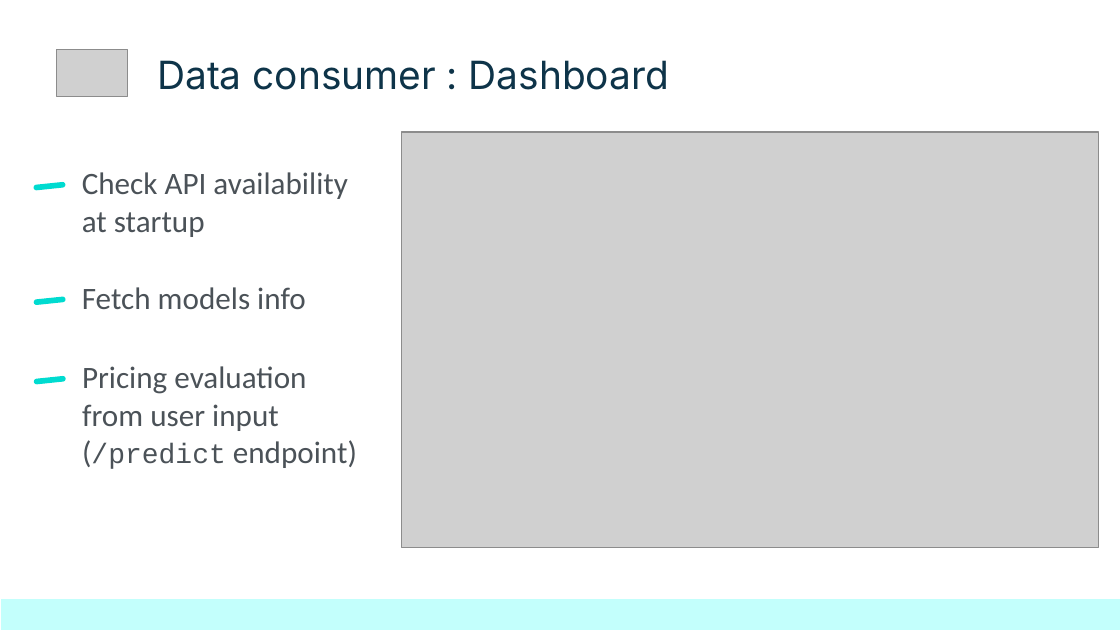
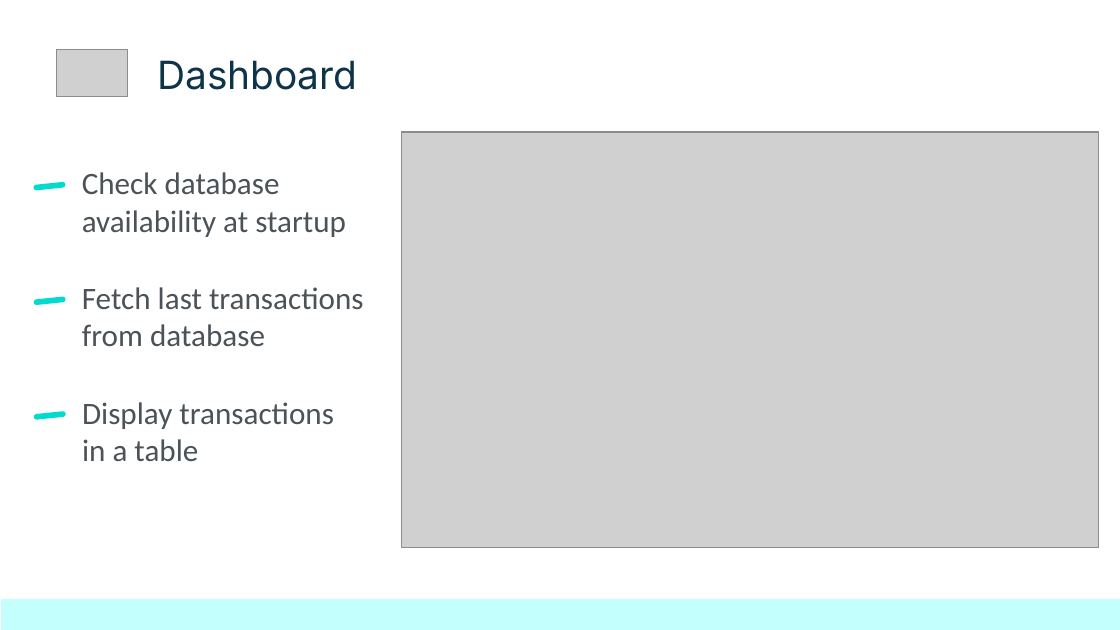
Before and after one commit to netesf13d/jedha-projects, a slide deck: slide 7 of 2-03-Automatic_Fraud_Detection/presentation/Presentation - 2-03 - Automatic Fraud Detection.odp. Drawn at 1120x630 pixels with LibreOffice and Linux fonts; fonts in the diff are those of the drawing; grey boxes stand for pictures. Boxes give left, top, right and bottom in pixels: in the first picture for what was removed or moved away, otherwise in the second. Text is boxed around its words. In the diff, an @@ line names an element or a change of style, - is before the commit and + after.

```diff
--- a/2-03-Automatic_Fraud_Detection/presentation/Presentation - 2-03 - Automatic Fraud Detection.odp
+++ b/2-03-Automatic_Fraud_Detection/presentation/Presentation - 2-03 - Automatic Fraud Detection.odp
@@ title at [157,60,357,90]: text changed @@
-Data consumer : Dashboard
+Dashboard
@@ title at [82,172,346,237]: text changed @@
-Check API availability at startup
+Check database availability at startup
@@ title at [82,287,364,346]: text changed @@
-Fetch models info
+Fetch last transactions
+from database
@@ title removed at [82,366,357,469] @@
-Pricing evaluation from user input
-(/predict endpoint)
@@ rounded rectangle: place and size @@
-rounded rectangle at [33,376,66,385]
+rounded rectangle at [33,411,66,419]
@@ title added at [82,402,334,461], 20 pt, text #4B5258 @@
+Display transactions in a table
```
Also in this commit, not shown: 1 other slide changed, 28 other files.
